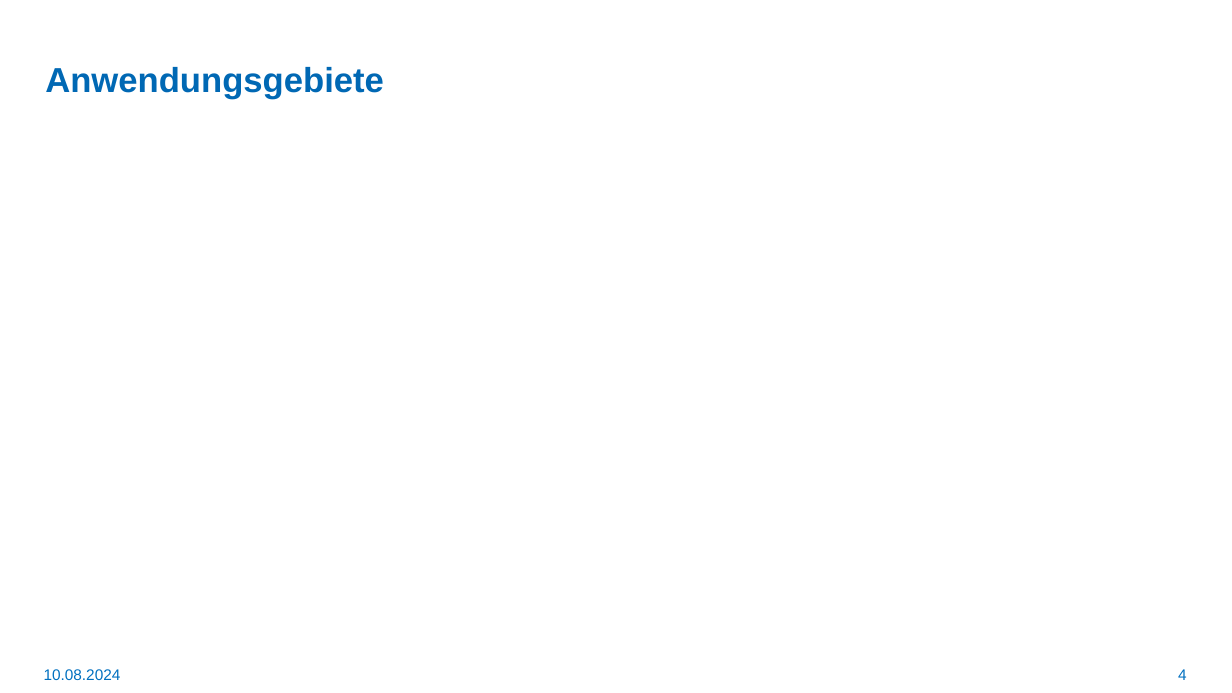
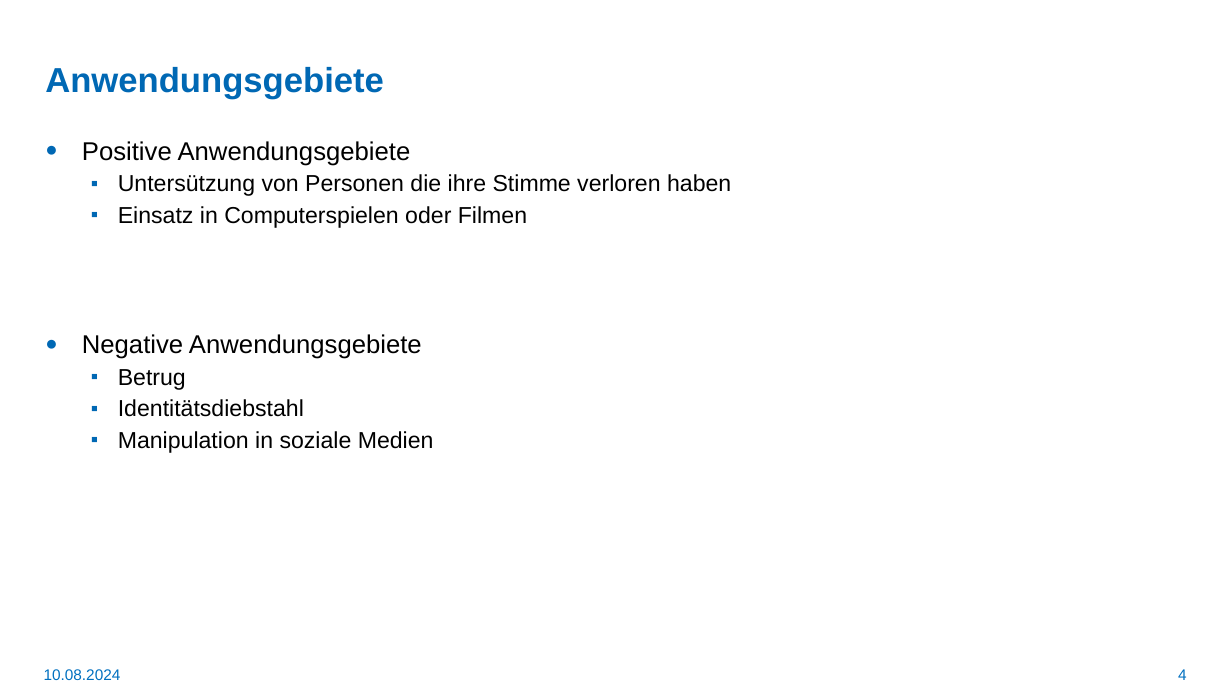
Before and after one commit to LetsDrinkSomeTea/ProjektArbeit, a slide deck: slide 4 of Praesentationen/Audio-Deepfakes.pptx. Drawn at 1232x693 pixels with LibreOffice and Linux fonts; fonts in the diff are those of the drawing; background and template pictures are left out. Boxes give left, top, right and bottom in pixels: in the first picture for what was removed or moved away, otherwise in the second. Text is boxed around its words. In the diff, an @@ line names an element or a change of style, - is before the commit and + after.

```diff
--- a/Praesentationen/Audio-Deepfakes.pptx
+++ b/Praesentationen/Audio-Deepfakes.pptx
@@ text added at (x1=82, y1=141, x2=731, y2=453), 18 pt, text #000000 @@
+● Positive Anwendungsgebiete
+  ▪ Untersützung von Personen die ihre Stimme verloren haben
+  ▪ Einsatz in Computerspielen oder Filmen
+● Negative Anwendungsgebiete
+  ▪ Betrug
+  ▪ Identitätsdiebstahl
+  ▪ Manipulation in soziale Medien
```
Also in this commit, not shown: 7 other slides changed, 1 slide added.
